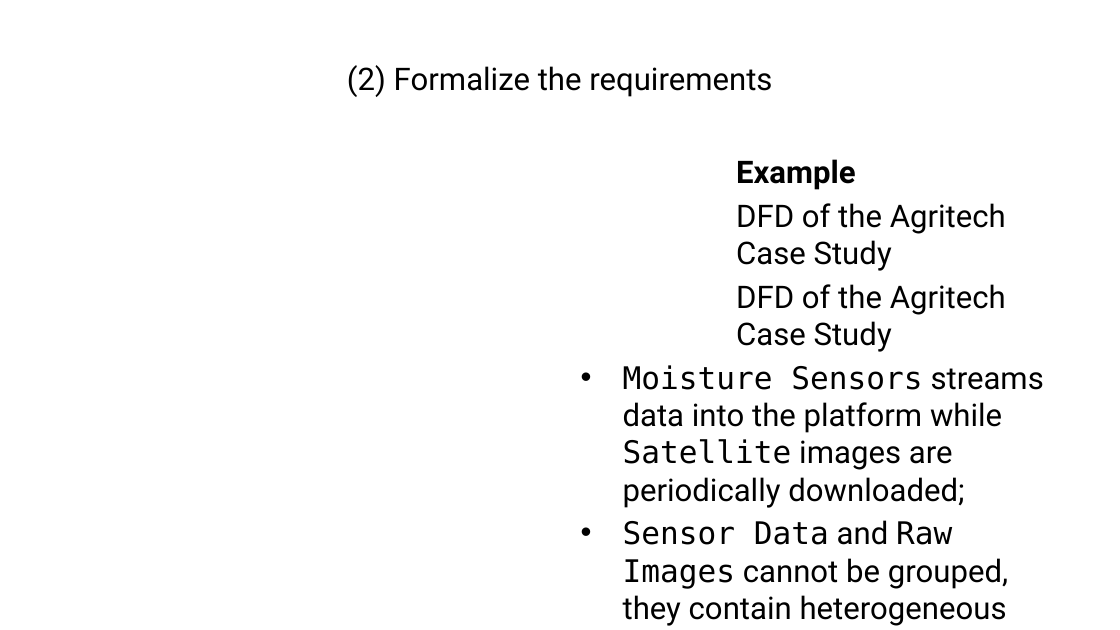
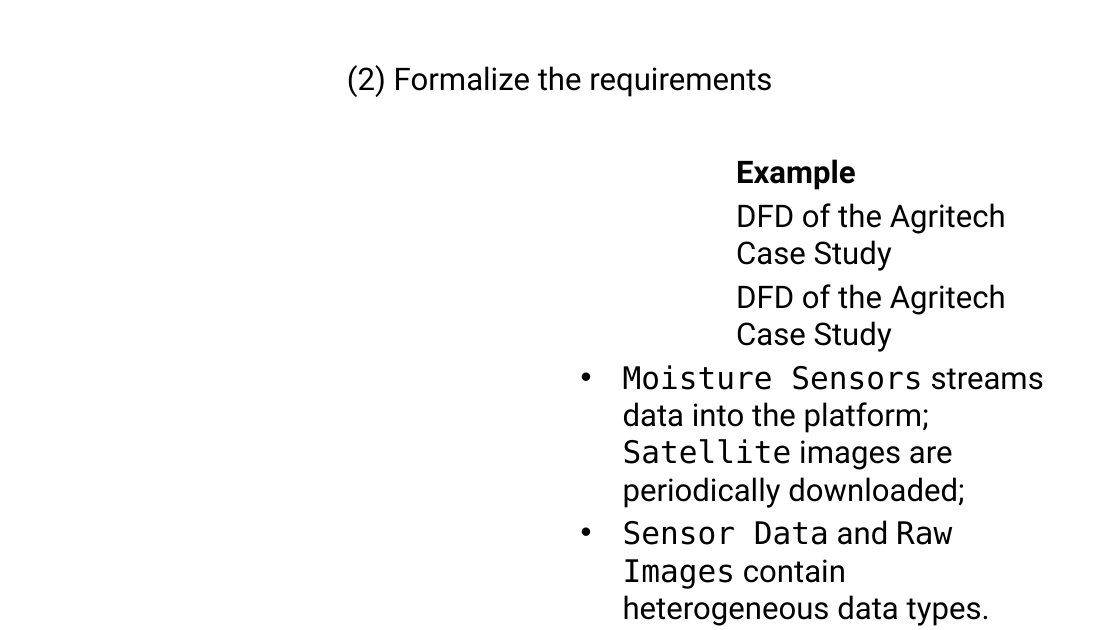
Before and after one commit to ManuelePasini/slides-markdown, a slide deck: slide 12 of dolap_2024_slides_2version.pptx. Drawn at 1120x630 pixels with LibreOffice and Linux fonts; fonts in the diff are those of the drawing. Boxes give left, top, right and bottom in pixels: in the first picture for what was removed or moved away, otherwise in the second. Text is boxed around its words. In the diff, an @@ line names an element or a change of style, - is before the commit and + after.

```diff
--- a/dolap_2024_slides_2version.pptx
+++ b/dolap_2024_slides_2version.pptx
@@ text at (x1=623, y1=365, x2=1044, y2=626): text changed @@
-• Moisture Sensors streams data into the platform while Satellite images are periodically downloaded;
-• Sensor Data and Raw Images cannot be grouped, they contain heterogeneous data types.
+• Moisture Sensors streams data into the platform; Satellite images are periodically downloaded;
+• Sensor Data and Raw Images contain heterogeneous data types.
```
Also in this commit, not shown: 5 other slides changed, 6 other files.
